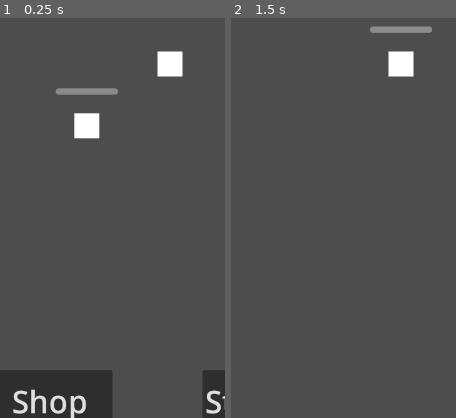
Above: before the commit, frames 1-2 (left to right).
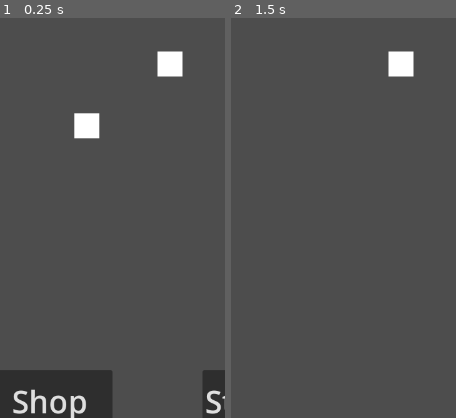
Above: after the commit, the same moments.

Repository: Davideee03/MobileComputing
Game: Godot game, scene res://Scenes/Towns/Town.tscn
The game is run twice, just before and just after one commit, with the same random seed, the same clock (stepped at 60 frames per second) and the same inputs.
Inputs (mouse positions are % of the whole screen's width and height, from its top left):
- Up to frame 1 (0.25 s): no input
- Up to frame 2 (1.5 s): click "Start Wave" at 0.5 s; tap Enter at 1.25 s; move the mouse to (72, 45) at 1.27 s; click (72, 45) at 1.42 s
The pictures show only the part of the screen within x 12-62%, y 44-94%; the shares and areas given below are measured in that part.

The runs differ from the first frame. In frame 1, 0.5% of the frame differs, in the area x 24-53%, y 17-20%; in frame 2, 0.5%, in the area x 61-90%, y 2-4%.

Commit message:
Enemy update
Now the enemies targets the player and the latter has a health system.

Diff:
--- a/Scenes/Enemies/Enemy.tscn
+++ b/Scenes/Enemies/Enemy.tscn
@@ -9,7 +9,7 @@
 [node name="Enemy" type="Area2D"]
 top_level = true
 collision_layer = 4
-collision_mask = 8
+collision_mask = 2
 script = ExtResource("1_tx775")
 death_text = ExtResource("3_sbivf")
 
@@ -23,3 +23,4 @@
 offset_bottom = 20.0
 
 [connection signal="area_entered" from="." to="." method="_on_area_entered"]
+[connection signal="area_exited" from="." to="." method="_on_area_exited"]
--- a/Scenes/Fuel/FuelContainer/FuelContainer.tscn
+++ b/Scenes/Fuel/FuelContainer/FuelContainer.tscn
@@ -19,12 +19,3 @@
 offset_top = -20.0
 offset_right = 20.0
 offset_bottom = 20.0
-
-[node name="FuelHealthBar" type="ProgressBar" parent="."]
-offset_left = -50.0
-offset_top = -60.0
-offset_right = 50.0
-offset_bottom = -50.0
-mouse_filter = 2
-value = 100.0
-show_percentage = false
--- a/Scenes/Player/Player.tscn
+++ b/Scenes/Player/Player.tscn
@@ -74,18 +74,17 @@
 
 [node name="Hitbox" type="Area2D" parent="."]
 collision_layer = 2
-collision_mask = 4
+collision_mask = 0
+monitoring = false
+script = ExtResource("4_t5p63")
 
 [node name="CollisionShape2D" type="CollisionShape2D" parent="Hitbox"]
 shape = SubResource("RectangleShape2D_klpek")
 
-[node name="HealthSystem" type="Node" parent="."]
-script = ExtResource("4_t5p63")
-
 [node name="ShootSystem" type="Node" parent="."]
 script = ExtResource("6_f7t2u")
+can_shoot = false
 
 [connection signal="area_entered" from="EmeyDetector" to="ShootSystem" method="_on_emey_detector_area_entered"]
 [connection signal="area_exited" from="EmeyDetector" to="ShootSystem" method="_on_emey_detector_area_exited"]
 [connection signal="timeout" from="Timer" to="ShootSystem" method="_on_timer_timeout"]
-[connection signal="area_entered" from="Hitbox" to="HealthSystem" method="_on_hitbox_area_entered"]
--- a/Scenes/Towns/Town.tscn
+++ b/Scenes/Towns/Town.tscn
@@ -120,11 +120,11 @@
 
 [node name="EnemySpawner" parent="Player/Spawners" node_paths=PackedStringArray("target") instance=ExtResource("2_kbano")]
 position = Vector2(-1250, 0)
-target = NodePath("../../../FuelContainer")
+target = NodePath("../..")
 
 [node name="EnemySpawner2" parent="Player/Spawners" node_paths=PackedStringArray("target") instance=ExtResource("2_kbano")]
 position = Vector2(1250, 0)
-target = NodePath("../../../FuelContainer")
+target = NodePath("../..")
 
 [connection signal="area_entered" from="FuelContainer/PlayerDetector" to="Player/Control/Buttons/StartWave" method="_on_player_detector_area_entered"]
 [connection signal="area_exited" from="FuelContainer/PlayerDetector" to="Player/Control/Buttons/StartWave" method="_on_player_detector_area_exited"]
--- a/Scripts/Enemies/EnemyMovement.gd
+++ b/Scripts/Enemies/EnemyMovement.gd
@@ -7,22 +7,35 @@
 
 @export_category("Damage")
 @export var damage_inflicted : float = 25.0
-@export var attack_time : float = 2.5
+@export var attack_wait_time : float = 0.5
 
 
 func _process(delta):
+	#Move towards the player (=target) only if
+	#it's not attacking
 	if can_attack: return
 	global_position = global_position.move_toward(target.global_position, speed * delta)
 
+#Set what's the target
 func set_target(new_target):
 	target = new_target
 
+#The player is close enough
+#so attack him
 func _on_area_entered(area):
 	attack(area)
+	can_attack = true
+#If the player isn't close
+#move towards him
+func _on_area_exited(_area):
+	can_attack = false
 
-func attack(building : Area2D):
-	can_attack = true
-	await get_tree().create_timer(attack_time).timeout
+func attack(player):
+	#Wait until it can attack
+	await get_tree().create_timer(attack_wait_time).timeout
 
-	building.take_damage(damage_inflicted)
-	attack(building)
+	#If it can't attack, stop the iteration
+	if !can_attack: return
+
+	player.take_damage(damage_inflicted) #Attack the player
+	attack(player) #Repeat the attack
--- a/Scripts/Enemies/EnemySpawner.gd
+++ b/Scripts/Enemies/EnemySpawner.gd
@@ -8,7 +8,7 @@
 var enemies_number : int = 0
 
 @export_subgroup("Target")
-@export var target : Area2D
+@export var target : Node2D
 
 func _ready():
 	parent = get_parent()
--- a/Scripts/Player/HealthSystem.gd
+++ b/Scripts/Player/HealthSystem.gd
@@ -1,9 +1,9 @@
-extends Node
+extends Area2D
 
 @export_category("Health")
-@export var total_health : float = 500.0
+@export var total_health : float = 100.0
 var current_health : float
-@export var can_take_damage : bool = false
+@export var can_take_damage : bool = true
 
 @export_category("Invincibility")
 @export var invincibility_time : float = 0.25
@@ -11,9 +11,11 @@
 func _ready():
 	current_health = total_health
 
-func _on_hitbox_area_entered(area):
-	if !can_take_damage: return
-	current_health-=area.damage
+func take_damage(damage : float):
+	if !can_take_damage: return #If can't take damage return
+	current_health-=damage #Reduce the damage_taken
 
+	#Reload the scene if he's dead
+	####MOMENTANEO####
 	if current_health<=0:
 		get_tree().reload_current_scene()
